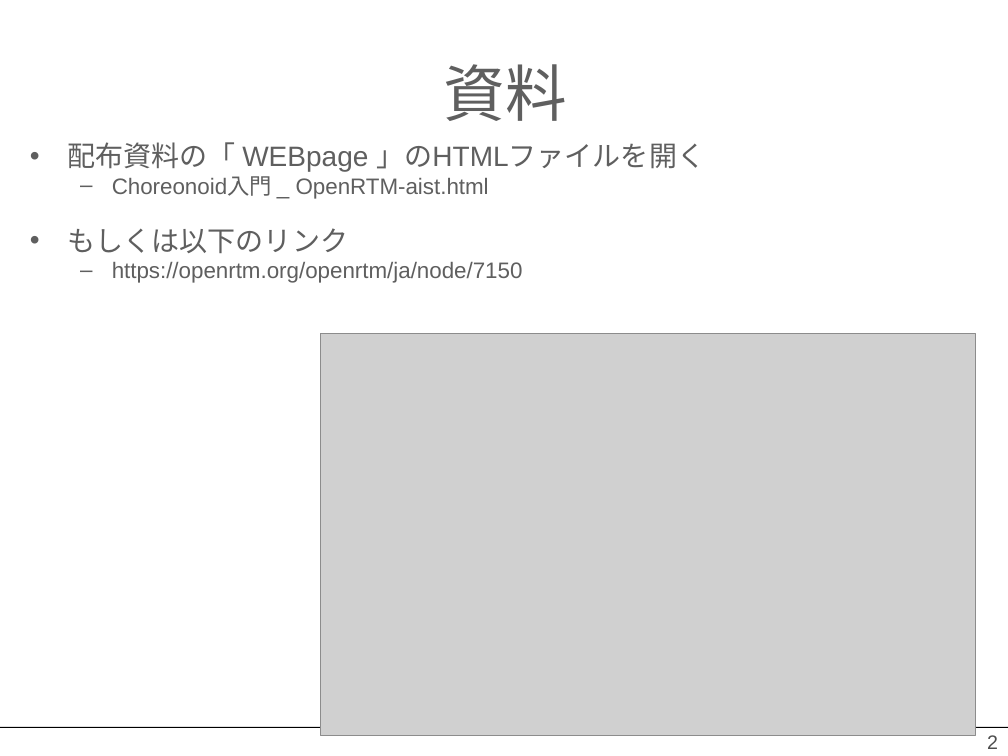
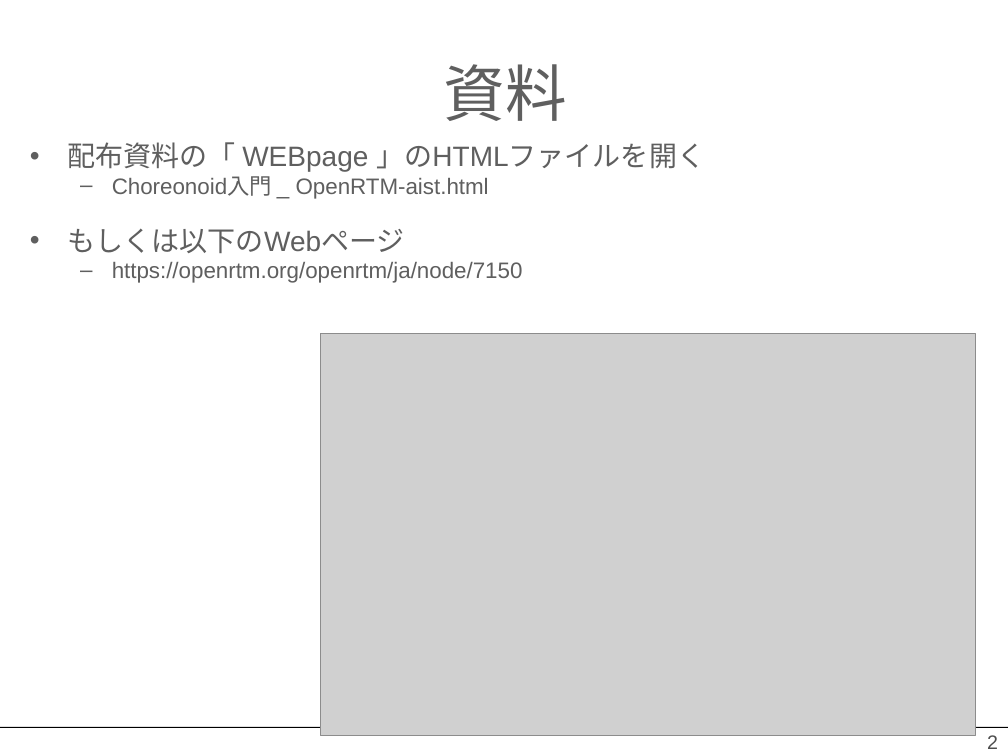
Before and after one commit to OpenRTM/RTM_Tutorial, a slide deck: slide 2 of ppt/Choreonoid入門.pptx. Drawn at 1008x756 pixels with LibreOffice and Linux fonts; fonts in the diff are those of the drawing; grey boxes stand for pictures; background and template pictures are left out. Boxes give left, top, right and bottom in pixels: in the first picture for what was removed or moved away, otherwise in the second. Text is boxed around its words. In the diff, an @@ line names an element or a change of style, - is before the commit and + after.

```diff
--- a/ppt/Choreonoid入門.pptx
+++ b/ppt/Choreonoid入門.pptx
@@ text at [68,229,405,253]: text changed @@
-• もしくは以下のリンク
+• もしくは以下のWebページ
```
Also in this commit, not shown: 52 other files.
